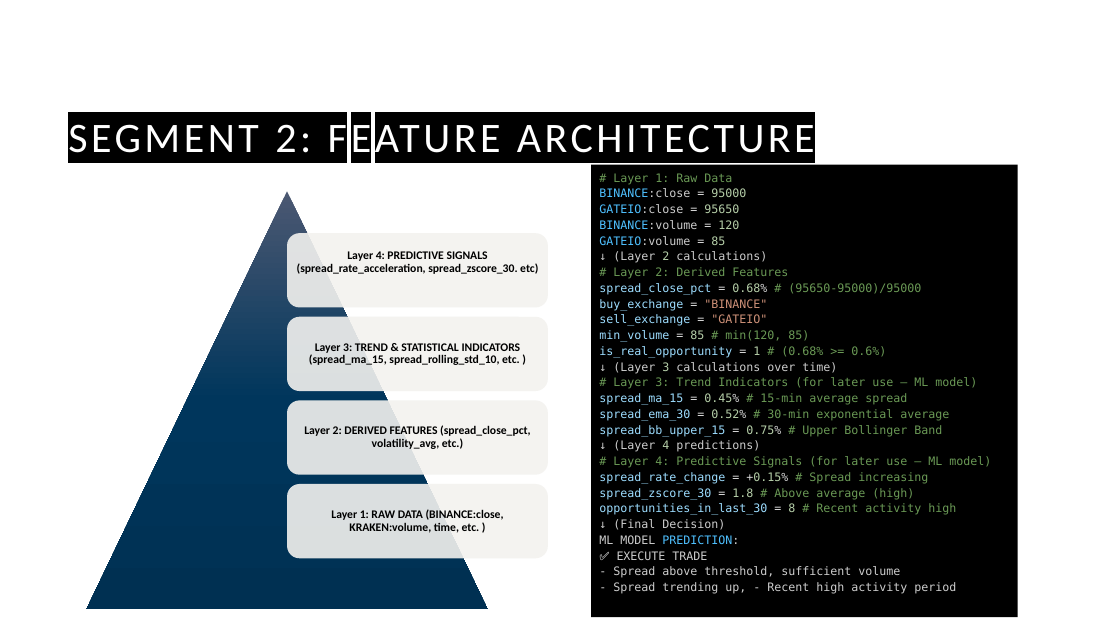
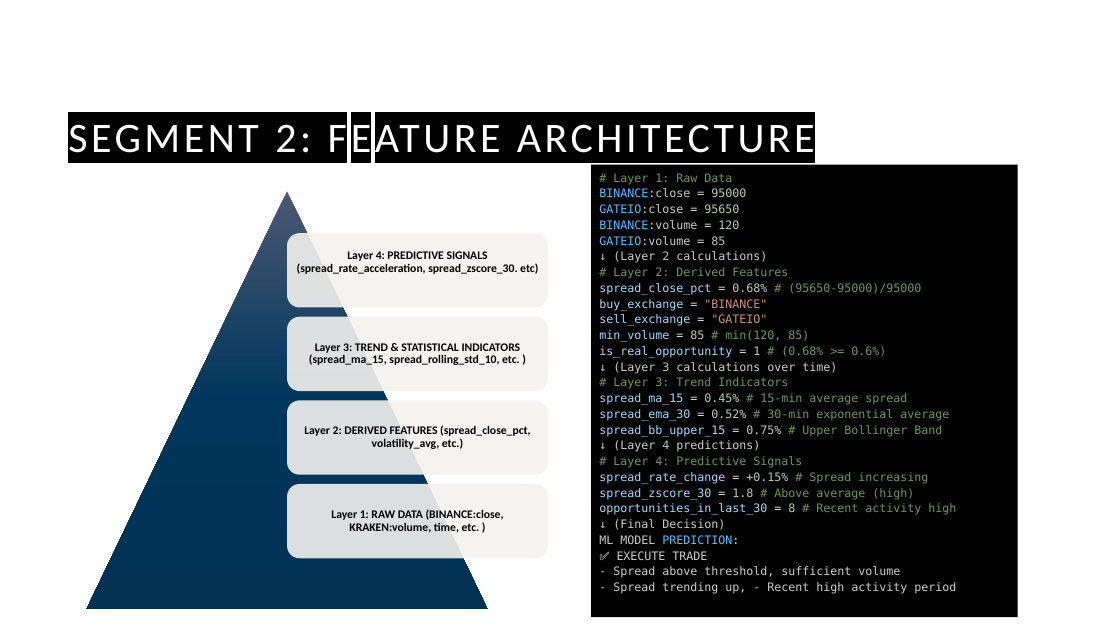
Before and after one commit to guyHarem/TAU_DS_Project, a slide deck: slide 12 of Presentations/Cryto Arbitrage P2.pptx (slide 10 before the commit). Drawn at 1120x630 pixels with LibreOffice and Linux fonts; fonts in the diff are those of the drawing; background and template pictures are left out. Boxes give left, top, right and bottom in pixels: in the first picture for what was removed or moved away, otherwise in the second. Text is boxed around its words. In the diff, an @@ line names an element or a change of style, - is before the commit and + after.

```diff
--- a/Presentations/Cryto Arbitrage P2.pptx
+++ b/Presentations/Cryto Arbitrage P2.pptx
@@ text in rectangle at box(613, 377, 788, 389): text changed @@
-# Layer 3: Trend Indicators (for later use – ML model)
+# Layer 3: Trend Indicators
@@ text in rectangle at box(613, 456, 802, 468): text changed @@
-# Layer 4: Predictive Signals (for later use – ML model)
+# Layer 4: Predictive Signals
```
Also in this commit, not shown: 6 other slides changed, 3 slides added, 1 other file.
